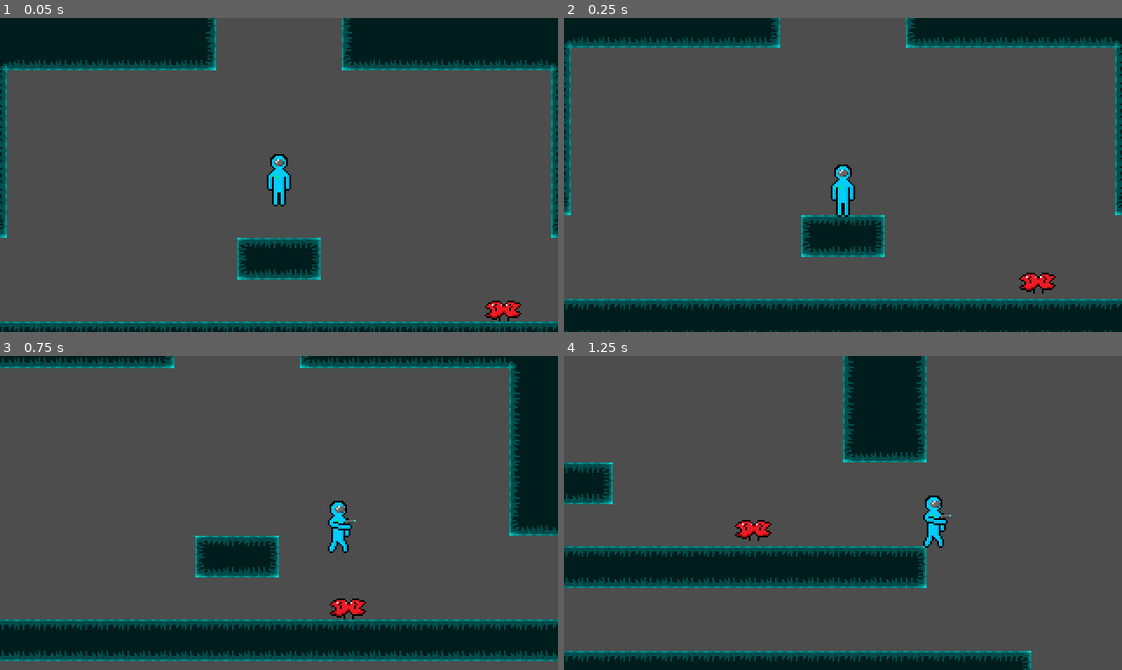
Above: before the commit, frames 1-4 (two rows, left to right).
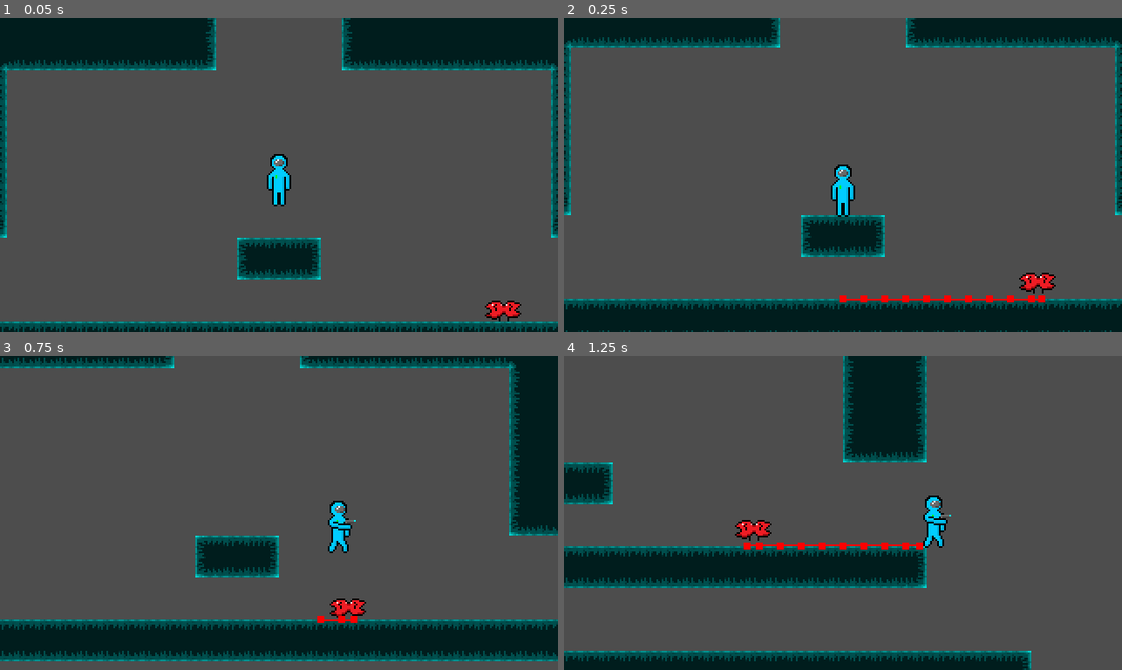
Above: after the commit, the same moments.

Repository: TheBlueRuby/GodotPlatformTest
Game: Godot game, scene res://Scenes/GameLoop.tscn
Same seed, same stepped clock (60 frames per second), same inputs: the game is played once before the commit and once after it.
Inputs:
- Up to frame 1 (0.05 s): no input
- Up to frame 2 (0.25 s): no input
- Up to frame 3 (0.75 s): tap Enter (ui_accept) at 0.5 s; hold Right (ui_right) from 0.53 s (still down)
- Up to frame 4 (1.25 s): keep holding Right (ui_right); tap Enter (ui_accept) at 0.77 s

Frame 1 is identical in both runs. In frame 2, 0.4% of the frame differs, in the area x 49-87%, y 88-91%; in frame 3, 0.1%; in frame 4, 0.4%.

Commit message:
move enemy script to correct folder

Diff:
--- a/Prefabs/dblchomp.tscn
+++ b/Prefabs/dblchomp.tscn
@@ -1,7 +1,7 @@
 [gd_scene load_steps=4 format=3 uid="uid://cwkgh4osvpvp0"]
 
+[ext_resource type="Script" path="res://Scripts/walking-enemy.gd" id="1_351ig"]
 [ext_resource type="Texture2D" uid="uid://dbkl18jfeo3u2" path="res://Images/double-chomper.png" id="1_c52eq"]
-[ext_resource type="Script" path="res://Prefabs/walking-enemy.gd" id="1_wwst3"]
 
 [sub_resource type="RectangleShape2D" id="RectangleShape2D_dk52b"]
 size = Vector2(21, 12)
@@ -11,7 +11,7 @@
 collision_mask = 3
 wall_min_slide_angle = 0.0
 safe_margin = 0.001
-script = ExtResource("1_wwst3")
+script = ExtResource("1_351ig")
 
 [node name="Sprite2D" type="Sprite2D" parent="."]
 texture = ExtResource("1_c52eq")
@@ -23,6 +23,7 @@
 target_desired_distance = 20.0
 avoidance_enabled = true
 radius = 24.0
+debug_enabled = true
 
 [node name="Timer" type="Timer" parent="."]
 wait_time = 0.05
Renamed: Prefabs/walking-enemy.gd -> Scripts/walking-enemy.gd
